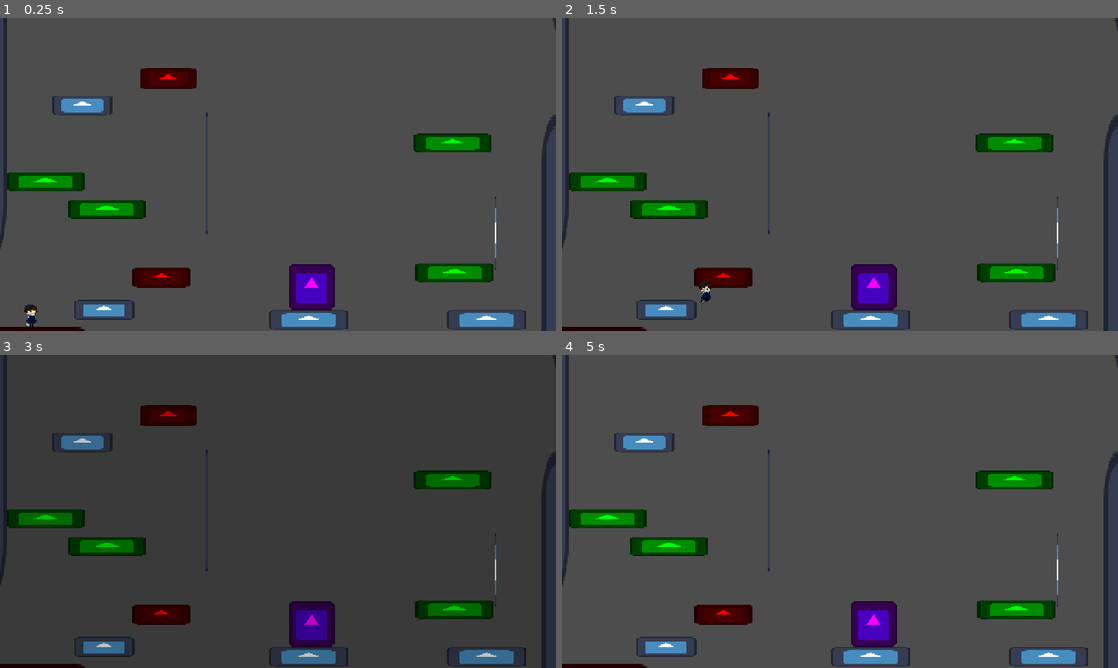
Above: before the commit, frames 1-4 (two rows, left to right).
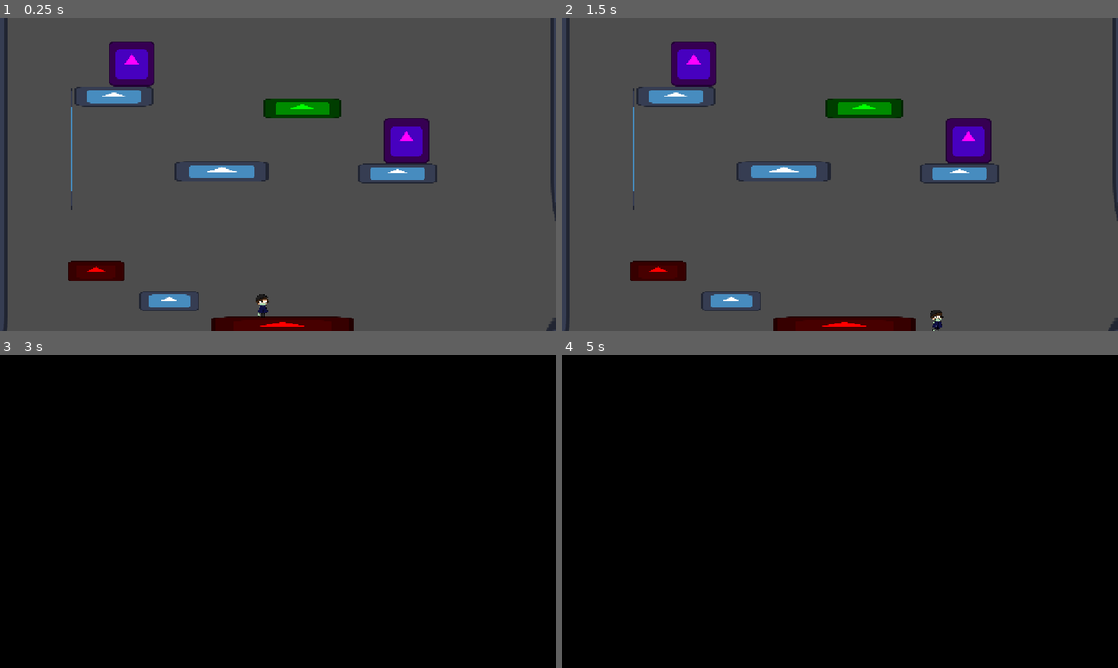
Above: after the commit, the same moments.

Repository: nandedeska/ggj-2026
Game: Godot game, scene res://scenes/LEVEL_TWO.tscn
Same seed, same stepped clock (60 frames per second), same inputs: the game is played once before the commit and once after it. Before the commit the project starts from res://scenes/LEVEL_THREE.tscn. The engine's default icon, where the game draws it, is replaced by a stand-in: a white triangle on a blue panel in a dark square.
Inputs:
- Up to frame 1 (0.25 s): no input
- Up to frame 2 (1.5 s): tap Enter at 0.5 s; hold D (move_right) from 0.53 s (still down); tap W (jump) at 0.6, 0.77, 1.07 s; tap F (mask) at 1.35 s
- Up to frame 3 (3 s): tap W (jump) at 1.52, 1.55, 1.82, 2.1 s; release D (move_right) at 2.03 s; hold A (move_left) 2.03-2.78 s; hold D (move_right) from 2.78 s (still down); tap F (mask) at 2.85 s
- Up to frame 4 (5 s): tap W (jump) at 3.02, 3.05, 3.32, 3.6, 3.77, 4.07, 4.52, 4.55, 4.82 s; release D (move_right) at 4.28 s; hold A (move_left) from 4.28 s (still down); tap F (mask) at 4.35 s

The runs differ from the first frame. In frame 1, 16% of the frame differs, in the area x 0-100%, y 0-100%; in frame 2, 16%; in frame 3, 100%; in frame 4, 100%.

Commit message:
added cave sfx and jump sfx

Diff:
--- a/project.godot
+++ b/project.godot
@@ -15,7 +15,7 @@
 [application]
 
 config/name="ggj2026"
-run/main_scene="uid://bo3epdo82hn42"
+run/main_scene="uid://ddx7e3pqpqbpo"
 config/features=PackedStringArray("4.5", "Mobile")
 config/icon="res://graphics/icon.svg"
 
--- a/scenes/LEVEL_ONE.tscn
+++ b/scenes/LEVEL_ONE.tscn
@@ -8,6 +8,7 @@
 [ext_resource type="PackedScene" uid="uid://s2yr7eg288ip" path="res://scenes/topCameraController.tscn" id="5_5uefb"]
 [ext_resource type="PackedScene" uid="uid://260fgrxq5ugp" path="res://scenes/mask.tscn" id="7_t8vnw"]
 [ext_resource type="PackedScene" uid="uid://0k0stv1crgmg" path="res://scenes/ghost.tscn" id="8_yjjs3"]
+[ext_resource type="PackedScene" uid="uid://duubc7rvvlfx6" path="res://scenes/caveSound.tscn" id="9_3uirk"]
 
 [sub_resource type="WorldBoundaryShape2D" id="WorldBoundaryShape2D_t8vnw"]
 distance = 109.58267
@@ -67,3 +68,6 @@
 
 [node name="Ghost" parent="." instance=ExtResource("8_yjjs3")]
 position = Vector2(-371, 26)
+
+[node name="AudioStreamPlayer2D" parent="." instance=ExtResource("9_3uirk")]
+autoplay = true
--- a/scenes/LEVEL_THREE.tscn
+++ b/scenes/LEVEL_THREE.tscn
@@ -8,6 +8,7 @@
 [ext_resource type="PackedScene" uid="uid://cd4e0u552mlvc" path="res://scenes/box.tscn" id="6_a46xb"]
 [ext_resource type="PackedScene" uid="uid://dlrcubyntpx74" path="res://scenes/topBreakableBlock.tscn" id="7_yfmwt"]
 [ext_resource type="PackedScene" uid="uid://dya6kv7tdgi4i" path="res://scenes/sideCameraController.tscn" id="8_00ybr"]
+[ext_resource type="PackedScene" uid="uid://duubc7rvvlfx6" path="res://scenes/caveSound.tscn" id="9_f6ieg"]
 
 [sub_resource type="WorldBoundaryShape2D" id="WorldBoundaryShape2D_gw0bb"]
 
@@ -123,3 +124,5 @@
 
 [node name="RigidBody2D" parent="." instance=ExtResource("6_a46xb")]
 position = Vector2(34, 126)
+
+[node name="AudioStreamPlayer2D" parent="." instance=ExtResource("9_f6ieg")]
--- a/scenes/LEVEL_TWO.tscn
+++ b/scenes/LEVEL_TWO.tscn
@@ -8,6 +8,7 @@
 [ext_resource type="PackedScene" uid="uid://cd4e0u552mlvc" path="res://scenes/box.tscn" id="7_ikxgj"]
 [ext_resource type="PackedScene" uid="uid://dlrcubyntpx74" path="res://scenes/topBreakableBlock.tscn" id="8_cttd2"]
 [ext_resource type="PackedScene" uid="uid://dya6kv7tdgi4i" path="res://scenes/sideCameraController.tscn" id="8_orvuk"]
+[ext_resource type="PackedScene" uid="uid://duubc7rvvlfx6" path="res://scenes/caveSound.tscn" id="9_orvuk"]
 
 [sub_resource type="WorldBoundaryShape2D" id="WorldBoundaryShape2D_cdsyk"]
 
@@ -103,3 +104,5 @@
 scale = Vector2(1.3200005, 1.2533765)
 
 [node name="Controller" parent="." instance=ExtResource("8_orvuk")]
+
+[node name="AudioStreamPlayer2D" parent="." instance=ExtResource("9_orvuk")]
--- /dev/null
+++ b/scenes/caveSound.tscn
@@ -0,0 +1,8 @@
+[gd_scene load_steps=2 format=3 uid="uid://duubc7rvvlfx6"]
+
+[ext_resource type="AudioStream" uid="uid://cpg8xidoux1v7" path="res://SoundFX/Cave ambience (Sound Effect) [awse6tC0vc8].mp3" id="1_4dwqk"]
+
+[node name="AudioStreamPlayer2D" type="AudioStreamPlayer2D"]
+stream = ExtResource("1_4dwqk")
+volume_db = -6.04
+autoplay = true
--- a/scenes/player.tscn
+++ b/scenes/player.tscn
@@ -21,6 +21,7 @@
 [ext_resource type="Texture2D" uid="uid://dtb8082ovd8yj" path="res://graphics/sprites/idle0017.png" id="19_t4otl"]
 [ext_resource type="Texture2D" uid="uid://dip7g03yywott" path="res://graphics/sprites/idle0018.png" id="20_j2b1d"]
 [ext_resource type="Texture2D" uid="uid://bmory7xg4tujp" path="res://graphics/sprites/idle0019.png" id="21_cs1tg"]
+[ext_resource type="AudioStream" uid="uid://c13v8oshqbrue" path="res://SoundFX/jump.mp3" id="22_a38lo"]
 
 [sub_resource type="SpriteFrames" id="SpriteFrames_j5wjh"]
 animations = [{
@@ -120,3 +121,10 @@
 position = Vector2(1, -17)
 scale = Vector2(0.5999993, 1)
 shape = SubResource("CircleShape2D_80nbo")
+
+[node name="AudioStreamPlayer2D" type="AudioStreamPlayer2D" parent="."]
+position = Vector2(1, -17)
+scale = Vector2(0.5999993, 1)
+stream = ExtResource("22_a38lo")
+volume_db = -17.25
+autoplay = true
--- a/scripts/player.gd
+++ b/scripts/player.gd
@@ -23,6 +23,7 @@
 var look_dir_x: int =  1
 
 @onready var animation: AnimatedSprite2D = $Animation
+@onready var audio_stream_player_2d: AudioStreamPlayer2D = $AudioStreamPlayer2D
 
 var has_mask := false
 var is_wearing_mask :
@@ -52,6 +53,7 @@
 
 	if is_on_floor() or wall_contact_cayote > 0.0 or floor_contact_cayote > 0.0:
 		if Input.is_action_just_pressed("jump"):
+			audio_stream_player_2d.play()
 			velocity.y = JUMP_VELOCITY
 			if wall_contact_cayote > 0.0:
 				velocity.x = -look_dir_x * WALL_JUMP_PUSH_FORCE
Not shown, added: SoundFX/Cave ambience (Sound Effect) [awse6tC0vc8].mp3.import
Not shown, added: SoundFX/The Wind Waker - Link Voice Clips.mp3.import
Not shown, added: SoundFX/jump.mp3.import
Not shown: 1 places in scenes/LEVEL_ONE.tscn that only renumber resources
Not shown: 1 places in scenes/LEVEL_THREE.tscn that only renumber resources
Not shown: 1 places in scenes/LEVEL_TWO.tscn that only renumber resources
Not shown: 1 places in scenes/player.tscn that only renumber resources
Not shown, added: SoundFX/Cave ambience (Sound Effect) [awse6tC0vc8].mp3
Not shown, added: SoundFX/The Wind Waker - Link Voice Clips.mp3
Not shown, added: SoundFX/jump.mp3
